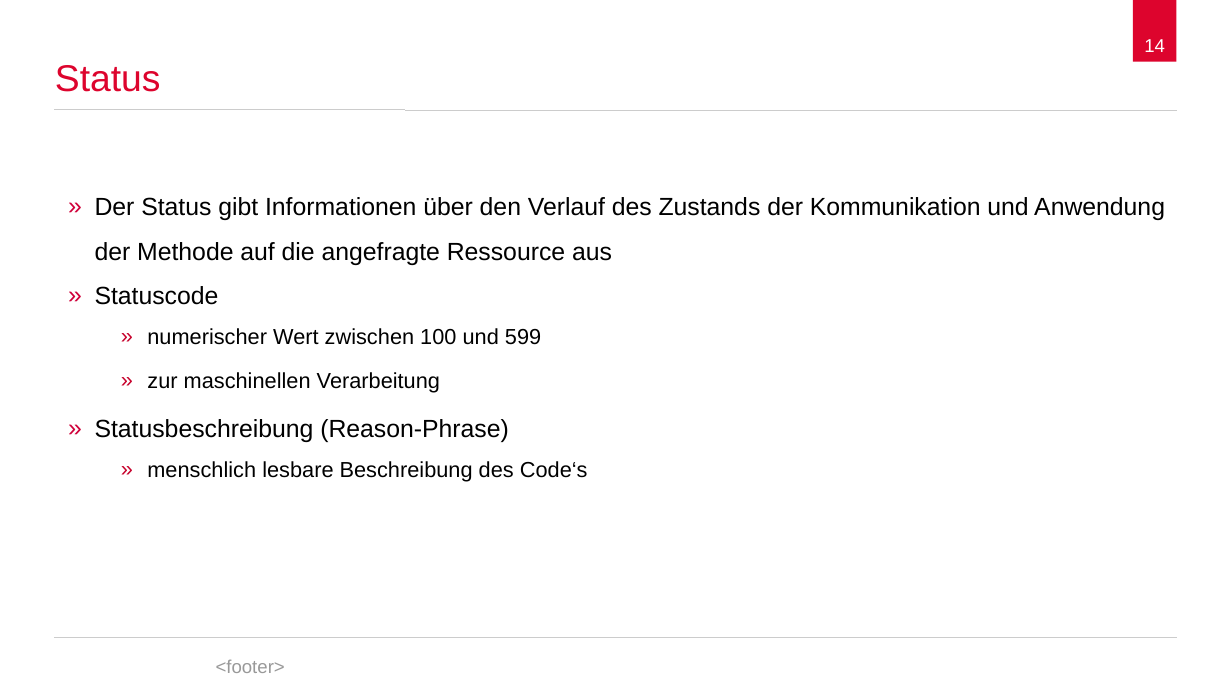
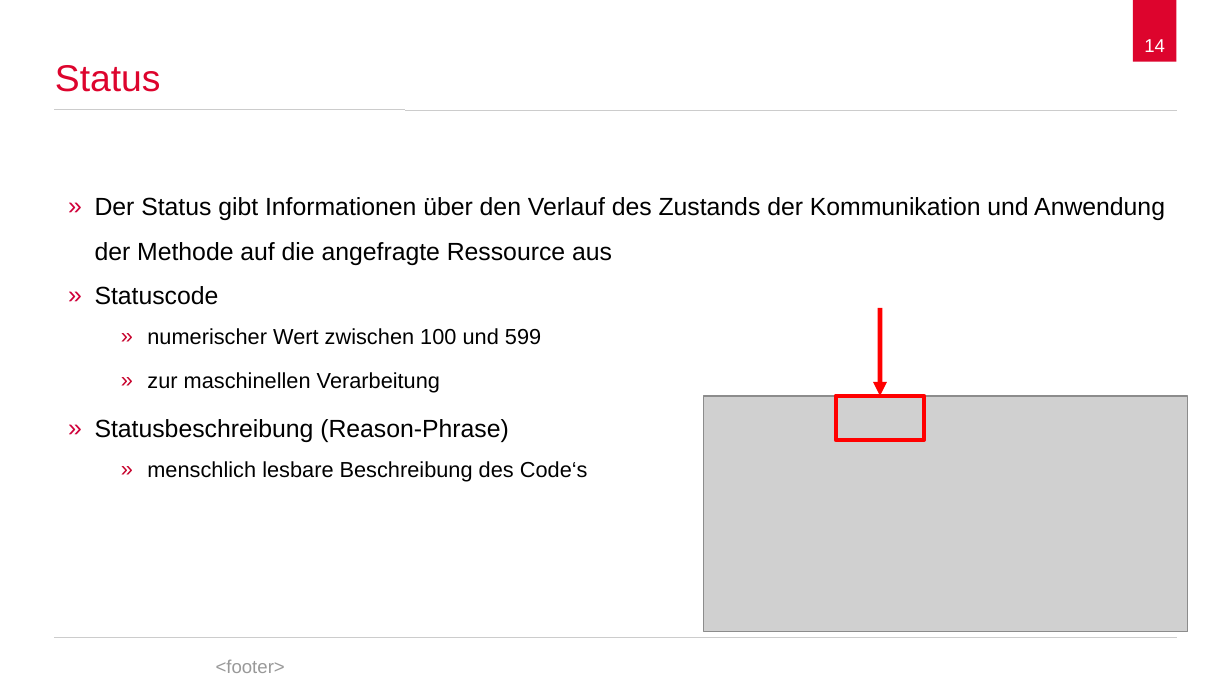
Before and after one commit to spaceone/presentations, a slide deck: slide 14 of hypertext-transfer-protocol/2017-12-05-hypertext-transfer-protocol.odp. Drawn at 1232x693 pixels with LibreOffice and Linux fonts; fonts in the diff are those of the drawing; grey boxes stand for pictures; background and template pictures are left out. Boxes give left, top, right and bottom in pixels: in the first picture for what was removed or moved away, otherwise in the second. Text is boxed around its words. In the diff, an @@ line names an element or a change of style, - is before the commit and + after.

```diff
--- a/hypertext-transfer-protocol/2017-12-05-hypertext-transfer-protocol.odp
+++ b/hypertext-transfer-protocol/2017-12-05-hypertext-transfer-protocol.odp
@@ arrow added from (880, 309) to (880, 396), #FF0000 3 pt @@
@@ picture added at (x1=704, y1=396, x2=1188, y2=632) @@
@@ rectangle added at (x1=836, y1=396, x2=925, y2=439), outline #FF0000 3 pt @@
```
Also in this commit, not shown: 10 other slides changed, 5 slides added.
